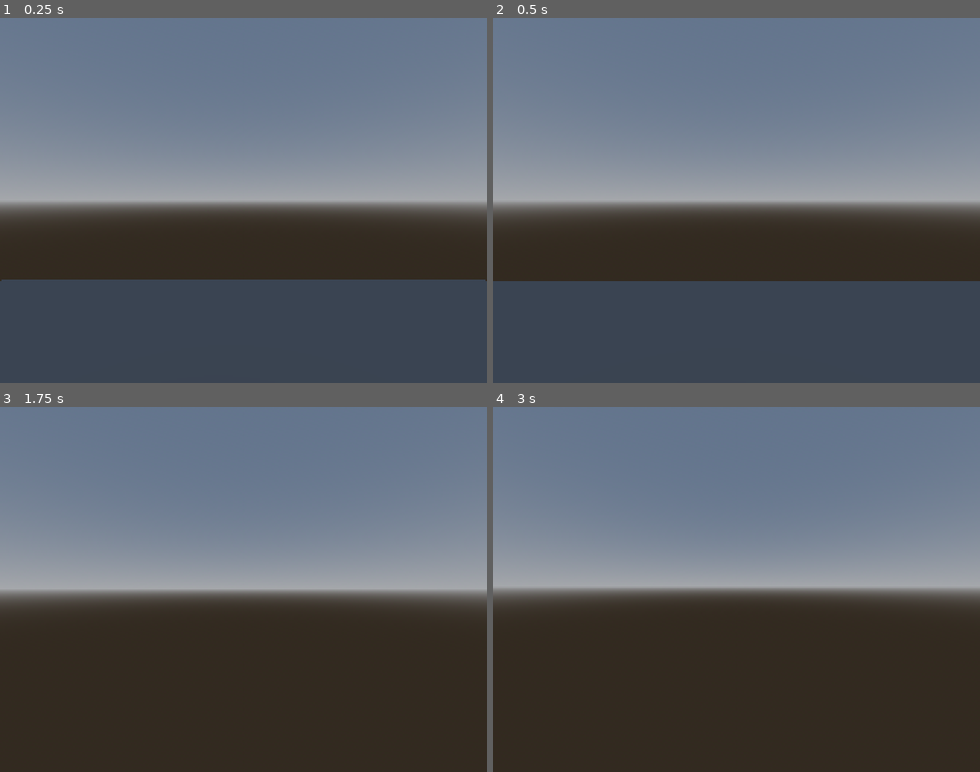
Above: before the commit, frames 1-4 (two rows, left to right).
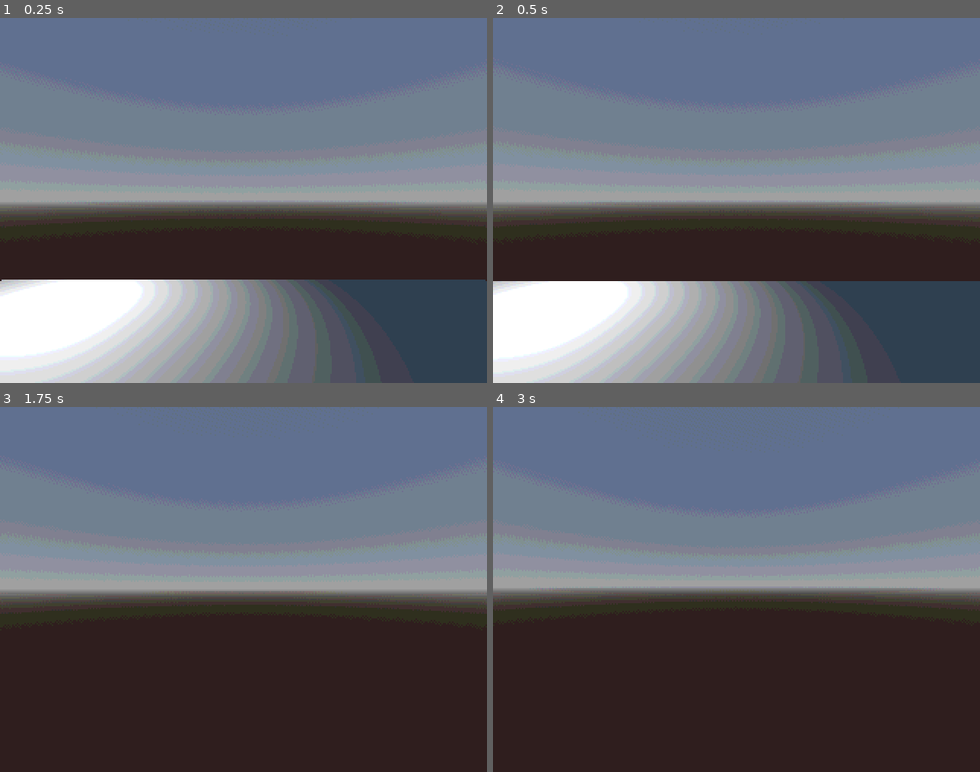
Above: after the commit, the same moments.

Repository: skibbl-dev/Horror-Renegades
Game: Godot game, scene res://scenes/main_scene.tscn
The game is run twice, just before and just after one commit, with the same random seed, the same clock (stepped at 60 frames per second) and the same inputs.
Inputs (mouse positions are in pixels of both pictures, inside the frame that each line leads up to):
- Up to frame 1 (0.25 s): no input
- Up to frame 2 (0.5 s): no input
- Up to frame 3 (1.75 s): tap Enter at 0.5 s; move the mouse to (267, 589) at 0.52 s; hold W (forward) from 0.53 s (still down); tap E (interact) at 0.6, 1.35 s; tap Space (jump) at 0.77, 1.52 s; move the mouse to (219, 589) at 1.27 s
- Up to frame 4 (3 s): keep holding W (forward); tap Space (jump) at 2 s; move the mouse to (746, 582) at 2.02 s; hold Shift (sprint) 2.03-2.78 s; tap E (interact) at 2.3, 2.85 s; tap Enter at 2.75 s; move the mouse to (731, 596) at 2.77 s

The runs differ from the first frame. In frame 1, 19% of the frame differs, in the area x 0-69%, y 71-100%; in frame 2, 18%; in frame 3, less than 0.1%; in frame 4, less than 0.1%.

Commit message:
visuals still lmao + grabbing fixes

Diff:
--- a/assets/new_resource.tres
+++ /dev/null
@@ -1,3 +0,0 @@
-[gd_resource type="Resource" format=3 uid="uid://c11neqxicrmvg"]
-
-[resource]
--- /dev/null
+++ b/assets/shaders/ColorQuantization.gdshader
@@ -0,0 +1,27 @@
+shader_type spatial;
+render_mode unshaded, cull_disabled;
+
+global uniform float color_depth;
+uniform sampler2D screen_texture: hint_screen_texture, filter_nearest;
+
+uniform float dither_amount: hint_range(0.0, 1.0, 0.01) = 0.5;
+
+const mat4 bayer_matrix = (1.0 / 16.0) * mat4(
+	vec4(0.0, 8.0, 2.0, 10.0),
+	vec4(12.0, 4.0, 14.0, 6.0),
+	vec4(3.0, 11.0, 1.0, 9.0),
+	vec4(15.0, 7.0, 13.0, 9.0)
+) - 0.5;
+
+void vertex() {
+	POSITION = vec4(VERTEX.xy, 0.01, 0.01);
+}
+
+void fragment() {
+	vec2 uv = SCREEN_UV;
+	ivec2 int_uv = ivec2(int(uv.x), int(uv.y));
+	vec3 color = texture(screen_texture, uv).rgb;
+	vec3 dithered_color = color + bayer_matrix[int_uv.x % 4][int_uv.y % 4] / color_depth * dither_amount;
+	vec3 quantized_color = round(dithered_color * color_depth) / color_depth;
+	ALBEDO = quantized_color;
+}
--- /dev/null
+++ b/assets/shaders/color_quantization.tscn
@@ -0,0 +1,15 @@
+[gd_scene format=3 uid="uid://bgmk6pdjjynh8"]
+
+[ext_resource type="Shader" uid="uid://cwuhrvu1axape" path="res://assets/shaders/ColorQuantization.gdshader" id="1_x3lwe"]
+
+[sub_resource type="ShaderMaterial" id="ShaderMaterial_5uao1"]
+render_priority = 0
+shader = ExtResource("1_x3lwe")
+shader_parameter/dither_amount = 0.61999998614176
+
+[sub_resource type="QuadMesh" id="QuadMesh_hej43"]
+material = SubResource("ShaderMaterial_5uao1")
+
+[node name="ColorQuantization" type="MeshInstance3D" unique_id=1270535435]
+extra_cull_margin = 16384.0
+mesh = SubResource("QuadMesh_hej43")
--- a/objects/player.tscn
+++ b/objects/player.tscn
@@ -1,6 +1,7 @@
 [gd_scene format=3 uid="uid://daovdbkb48nwk"]
 
 [ext_resource type="Script" uid="uid://cvu7nu4ownh3n" path="res://scripts/player.gd" id="1_4flbx"]
+[ext_resource type="PackedScene" uid="uid://bgmk6pdjjynh8" path="res://assets/shaders/color_quantization.tscn" id="2_ykyjo"]
 
 [sub_resource type="CapsuleMesh" id="CapsuleMesh_onrkg"]
 
@@ -28,3 +29,5 @@
 
 [node name="pickup_area" type="Marker3D" parent="head/Camera3D" unique_id=886385007]
 transform = Transform3D(1, 0, 0, 0, 1, 0, 0, 0, 1, 0, -0.3, -0.85)
+
+[node name="ColorQuantization" parent="." unique_id=1270535435 instance=ExtResource("2_ykyjo")]
--- a/project.godot
+++ b/project.godot
@@ -81,5 +81,11 @@
 rendering_device/driver.windows="d3d12"
 renderer/rendering_method="gl_compatibility"
 renderer/rendering_method.mobile="gl_compatibility"
-shading/overrides/force_vertex_shading=true
 anti_aliasing/screen_space_roughness_limiter/enabled=false
+
+[shader_globals]
+
+color_depth={
+"type": "float",
+"value": 16.0
+}
--- a/scenes/main_scene.tscn
+++ b/scenes/main_scene.tscn
@@ -36,3 +36,11 @@
 
 [node name="WorldEnvironment" type="WorldEnvironment" parent="." unique_id=569487553]
 environment = SubResource("Environment_pw63i")
+
+[node name="DirectionalLight3D" type="DirectionalLight3D" parent="." unique_id=1073637881]
+transform = Transform3D(1, 0, 0, 0, -0.70710677, -0.70710677, 0, 0.70710677, -0.70710677, 0, 3, 0)
+
+[node name="OmniLight3D" type="OmniLight3D" parent="." unique_id=1770565251]
+transform = Transform3D(1, 0, 0, 0, 1, 0, 0, 0, 1, -3, 0.3348744, -4)
+light_energy = 8.023
+omni_range = 5.328
--- a/scripts/player.gd
+++ b/scripts/player.gd
@@ -140,6 +140,7 @@
 	held_item.get_node("CollisionShape3D").disabled = false
 	camera.remove_child(held_item)
 	main.add_child(held_item)
-	held_item.global_position = pickup_area.global_position
+	held_item.global_position = pickup_area.global_position - (head.global_basis.z*0.3)
+	held_item.global_rotation = head.global_rotation
 	held_item.linear_velocity = head.global_basis.z * -THROW_FORCE
 	held_item.angular_velocity = Vector3(0,0,0)
Not shown, added: assets/shaders/ColorQuantization.gdshader.uid
